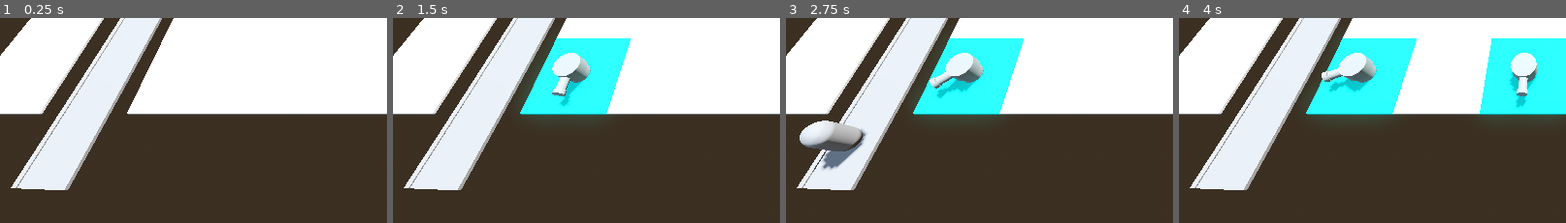
Above: before the commit, frames 1-4 (left to right).
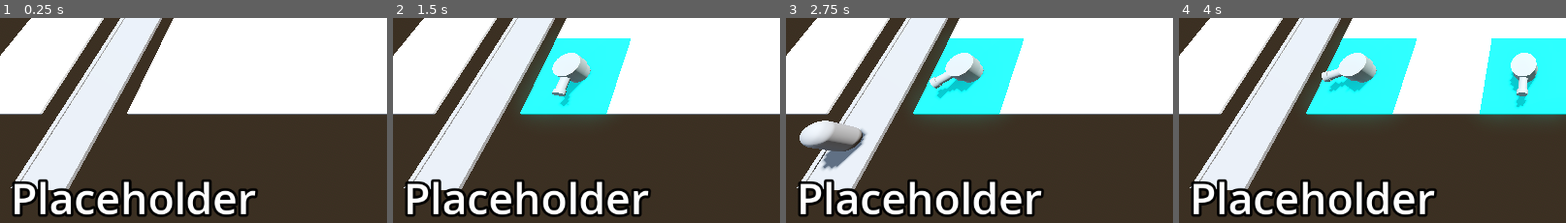
Above: after the commit, the same moments.

Repository: EsbenNyboe/TowerDefense
Game: Godot game, scene res://BaseLevel.tscn
Two runs of this game, one before a commit and one after it. Both use one fixed random seed, a clock stepped at 60 frames per second and the inputs below.
Inputs (mouse positions are % of the whole screen's width and height, from its top left):
- Up to frame 1 (0.25 s): no input
- Up to frame 2 (1.5 s): tap Enter at 0.5 s; move the mouse to (72, 45) at 0.52 s; press the mouse at (72, 45) at 0.53 s; tap Space at 1.25 s; move the mouse to (30, 56) at 1.27 s; release the mouse at (30, 56) at 1.28 s; click (30, 56) at 1.35 s
- Up to frame 3 (2.75 s): tap Enter at 2 s; move the mouse to (60, 27) at 2.02 s; press the mouse at (60, 27) at 2.03 s
- Up to frame 4 (4 s): move the mouse to (45, 72) at 2.77 s; release the mouse at (45, 72) at 2.78 s; click (45, 72) at 2.85 s; move the mouse to (80, 66) at 3.52 s; press the mouse at (80, 66) at 3.53 s
The pictures show only the part of the screen within x 0-50%, y 50-100%; the shares and areas given below are measured in that part.

The runs differ from the first frame. In frame 1, 7.6% of the frame differs, in the area x 3-67%, y 78-98%; in frame 2, 7.6%; in frame 3, 7.6%; in frame 4, 7.6%.

Commit message:
UI: MarginContainer: margins, anchoring, ignore mouse-events

Diff:
--- a/barbarianblaster/BaseLevel.tscn
+++ b/barbarianblaster/BaseLevel.tscn
@@ -27,6 +27,11 @@
 "tilts": PackedFloat32Array(0, 0, 0, 0, 0, 0, 0)
 }
 point_count = 7
+
+[sub_resource type="LabelSettings" id="LabelSettings_epnn3"]
+font_size = 64
+outline_size = 16
+outline_color = Color(0, 0, 0, 1)
 
 [node name="BaseLevel" type="Node3D"]
 
@@ -115,4 +120,24 @@
 turret = ExtResource("6_ufkdr")
 enemy_path = NodePath("../EnemyPath")
 
+[node name="Bank" type="MarginContainer" parent="."]
+anchors_preset = 15
+anchor_right = 1.0
+anchor_bottom = 1.0
+grow_horizontal = 2
+grow_vertical = 2
+size_flags_vertical = 8
+mouse_filter = 2
+theme_override_constants/margin_left = 16
+theme_override_constants/margin_top = 16
+theme_override_constants/margin_right = 16
+theme_override_constants/margin_bottom = 16
+
+[node name="Label" type="Label" parent="Bank"]
+layout_mode = 2
+size_flags_horizontal = 0
+size_flags_vertical = 8
+text = "Placeholder"
+label_settings = SubResource("LabelSettings_epnn3")
+
 [connection signal="timeout" from="EnemyPath/Timer" to="EnemyPath" method="spawn_enemy"]
Not shown: 1 places in barbarianblaster/BaseLevel.tscn that only renumber resources
